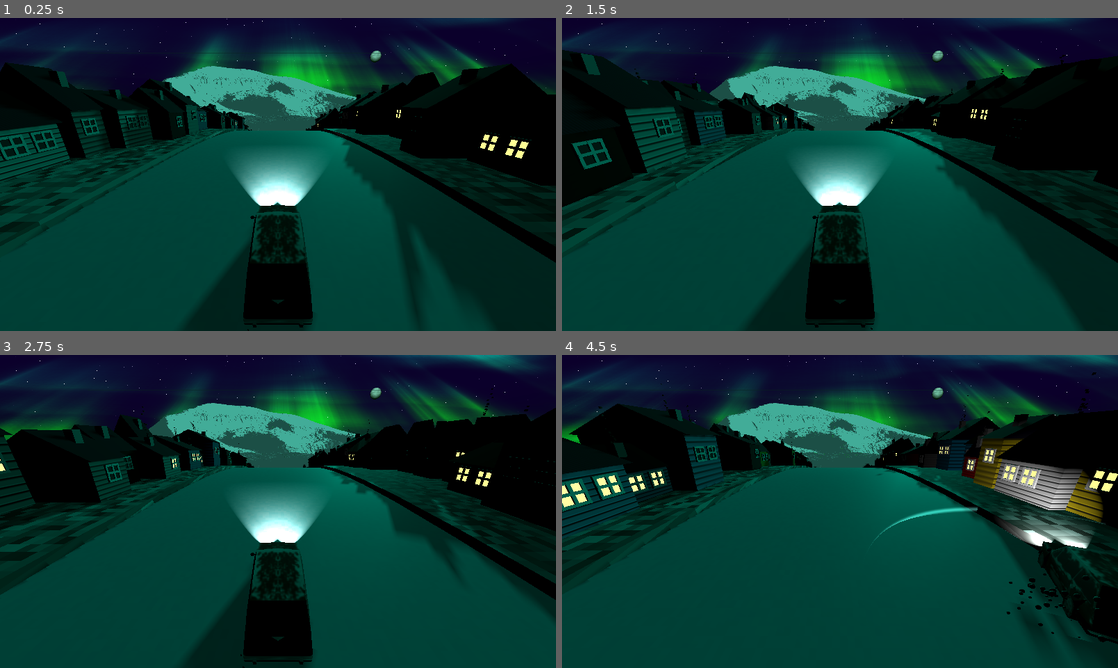
Above: before the commit, frames 1-4 (two rows, left to right).
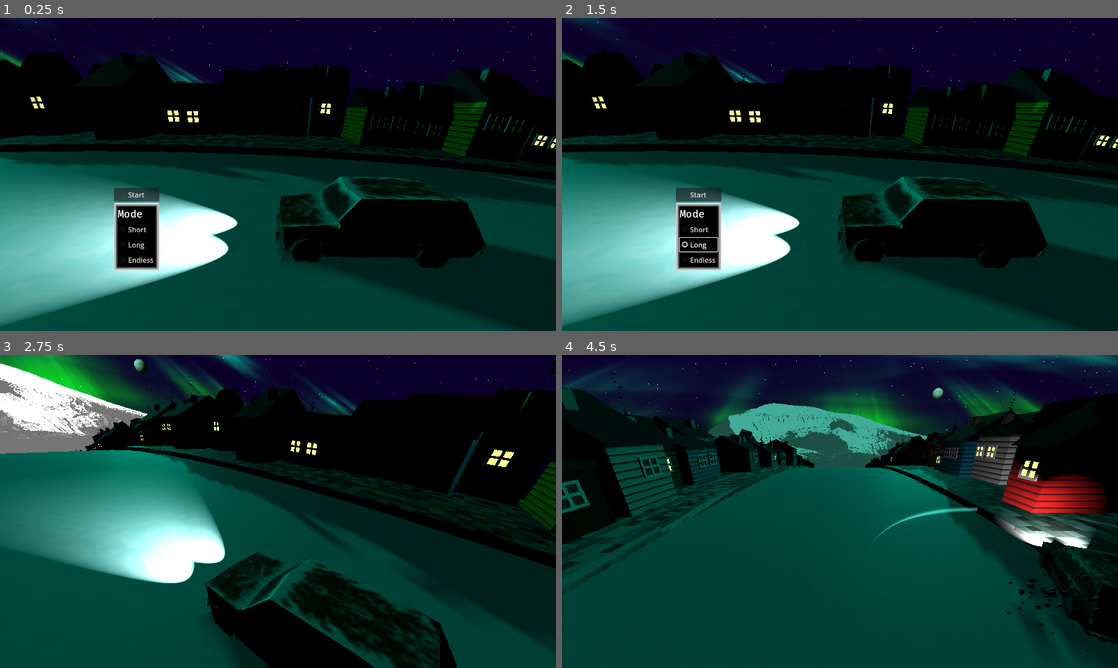
Above: after the commit, the same moments.

Repository: bjornarprytz/waves
Game: Godot game, scene res://main.tscn
The game is run twice, just before and just after one commit, with the same random seed, the same clock (stepped at 60 frames per second) and the same inputs.
Inputs (mouse positions are in pixels of both pictures, inside the frame that each line leads up to):
- Up to frame 1 (0.25 s): no input
- Up to frame 2 (1.5 s): click (701, 230) at 0.5 s, where only the run after the commit has a clickable "Short"; click (701, 243) at 1.25 s, where only the run after the commit has a clickable "Long"
- Up to frame 3 (2.75 s): click (139, 530) at 2 s, where only the run after the commit has a clickable "Start"
- Up to frame 4 (4.5 s): hold Right (steer_right) 2.78-3.53 s; hold Space (honk) 2.78-3.53 s; hold A (steer_left) 3.53-4.28 s; tap Space (honk) at 3.6 s; hold Right (steer_right) from 4.28 s (still down); hold Space (honk) from 4.28 s (still down)

The runs differ from the first frame. In frame 1, 54% of the frame differs, in the area x 0-100%, y 0-100%; in frame 2, 57%; in frame 3, 56%; in frame 4, 14%.

Commit message:
wip main menu

Diff:
--- a/src/autoloads/event_bus.gd
+++ b/src/autoloads/event_bus.gd
@@ -8,4 +8,5 @@
 signal tourist_avoided(tourist: Tourist)
 signal house_startled(house: Building)
 signal tourist_hit(tourist: Tourist)
+signal car_movement(change: float)
 signal honk_made()
--- a/src/car.gd
+++ b/src/car.gd
@@ -33,7 +33,6 @@
 
 var acceleration := 10.0
 var deceleration := 5.69
-
 
 func _process(delta: float) -> void:
 	var left_pressed = Input.is_action_pressed("steer_left")
@@ -87,6 +86,9 @@
 
 	prev_momentum = momentum
 
+	Events.car_movement.emit(abs(change))
+
+
 func _unhandled_input(event: InputEvent) -> void:
 	if (event.is_action_pressed("honk")):
 		_honk()
--- a/src/ground.gd
+++ b/src/ground.gd
@@ -5,6 +5,9 @@
 @export var tourist_frequency: float = .269
 
 const sidewalk_offset: float = 4.0
+
+var _started = false
+var _rotation_dimmer := 0.0
 
 var building_spawner = preload("res://building.tscn")
 var tourist_spawner = preload("res://tourist.tscn")
@@ -20,100 +23,117 @@
 var current_rotation: float = 0.0 # Track ground rotation
 
 
+func _ready() -> void:
+    assert(self.mesh.top_radius == self.mesh.bottom_radius)
 
-func _ready() -> void:
-	assert(self.mesh.top_radius == self.mesh.bottom_radius)
+    var r = self.mesh.top_radius
 
-	var r = self.mesh.top_radius
+    var circumference_in_meters = r * 2 * PI
 
-	var circumference_in_meters = r * 2 * PI
+    degrees_per_meter = circumference_in_meters / 360.0
+    rads_per_meter = deg_to_rad(degrees_per_meter)
 
-	degrees_per_meter = circumference_in_meters / 360.0
-	rads_per_meter = deg_to_rad(degrees_per_meter)
+    print("Circumference: %f" % circumference_in_meters)
+    print("Rads/meter: %f" % rads_per_meter)
 
-	print("Circumference: %f" % circumference_in_meters)
-	print("Rads/meter: %f" % rads_per_meter)
-
-	_spawn_buildings()
+    _spawn_buildings()
 
 func start():
-	_reset_tourist_timer()
+    if (_started):
+        push_warning("Attempting a second start")
+        return
 
+    _started = true
+    _reset_tourist_timer()
+    var intro_tween = create_tween()
+    intro_tween.tween_property(self, "_rotation_dimmer", 1.0, 1.69)
+
+func stop():
+    if (not _started):
+        push_warning("Attempting to stop when not started")
+        return
+
+    _started = false
+    var outro_tween = create_tween()
+    outro_tween.tween_property(self, "_rotation_dimmer", 0.0, .69)
 
 func _physics_process(delta: float) -> void:
-	var rotation_delta = rads_per_meter * delta * rotation_speed
-	self.rotate(Vector3.RIGHT, rotation_delta)
-	current_rotation += rotation_delta
+    var rotation_delta = rads_per_meter * delta * rotation_speed * _rotation_dimmer
+    self.rotate(Vector3.RIGHT, rotation_delta)
+    current_rotation += rotation_delta
 
-	# Handle tourist spawning
-	tourist_spawn_timer += delta
-	if tourist_spawn_timer >= next_tourist_spawn:
-		_spawn_tourist()
-		_reset_tourist_timer()
+    if (not _started):
+        return
+
+    # Handle tourist spawning
+    tourist_spawn_timer += delta
+    if tourist_spawn_timer >= next_tourist_spawn:
+        _spawn_tourist()
+        _reset_tourist_timer()
 
 func _reset_tourist_timer():
-	next_tourist_spawn = tourist_frequency * randf_range(0.5, 1.5)
-	tourist_spawn_timer = 0.0
+    next_tourist_spawn = tourist_frequency * randf_range(0.5, 1.5)
+    tourist_spawn_timer = 0.0
 
 func _spawn_tourist():
-	# Fixed world-space angle (behind the camera/horizon)
-	var world_spawn_angle_deg = 200.0 # Adjust this to match your red line position
-	# Compensate for ground rotation to keep spawn at fixed world position
-	var local_angle_rad = deg_to_rad(world_spawn_angle_deg) + current_rotation
+    # Fixed world-space angle (behind the camera/horizon)
+    var world_spawn_angle_deg = 200.0 # Adjust this to match your red line position
+    # Compensate for ground rotation to keep spawn at fixed world position
+    var local_angle_rad = deg_to_rad(world_spawn_angle_deg) + current_rotation
 
-	var is_left_side = randf() < 0.5
-	var base_y = 0.0
-	if is_left_side:
-		base_y = - sidewalk_offset
-	else:
-		base_y = sidewalk_offset
+    var is_left_side = randf() < 0.5
+    var base_y = 0.0
+    if is_left_side:
+        base_y = - sidewalk_offset
+    else:
+        base_y = sidewalk_offset
 
-	var tourist_instance = tourist_spawner.instantiate() as Tourist
+    var tourist_instance = tourist_spawner.instantiate() as Tourist
 
-	var x = cos(local_angle_rad) * self.mesh.top_radius
-	var z = sin(local_angle_rad) * self.mesh.top_radius
-	var y = base_y + randf_range(-.069, .069)
+    var x = cos(local_angle_rad) * self.mesh.top_radius
+    var z = sin(local_angle_rad) * self.mesh.top_radius
+    var y = base_y + randf_range(-.069, .069)
 
-	add_child(tourist_instance)
-	tourist_instance.position = Vector3(x, y, z)
-	tourist_instance.is_left_side = is_left_side
+    add_child(tourist_instance)
+    tourist_instance.position = Vector3(x, y, z)
+    tourist_instance.is_left_side = is_left_side
 
-	# Rotate tourist so Y-axis points away from wheel center (outward)
-	var outward = Vector3(x, 0, z).normalized()
-	var forward = Vector3.UP.cross(outward).normalized()
-	var right = - outward.cross(forward).normalized()
+    # Rotate tourist so Y-axis points away from wheel center (outward)
+    var outward = Vector3(x, 0, z).normalized()
+    var forward = Vector3.UP.cross(outward).normalized()
+    var right = - outward.cross(forward).normalized()
 
-	# Basis with Y-axis = outward, Z-axis = -forward, X-axis = right
-	tourist_instance.basis = Basis(right, outward, -forward)
+    # Basis with Y-axis = outward, Z-axis = -forward, X-axis = right
+    tourist_instance.basis = Basis(right, outward, -forward)
 
 func _spawn_buildings():
-	for d in range(360):
-		for is_left in [true, false]:
-			# Spawn buildings on either side of the road
-			var bldg_instance = building_spawner.instantiate() as Building
-			var placement = 0.0
-			if is_left:
-				placement = randf_range(left_building_range.x, left_building_range.y)
-			else:
-				placement = randf_range(right_building_range.x, right_building_range.y)
+    for d in range(360):
+        for is_left in [true, false]:
+            # Spawn buildings on either side of the road
+            var bldg_instance = building_spawner.instantiate() as Building
+            var placement = 0.0
+            if is_left:
+                placement = randf_range(left_building_range.x, left_building_range.y)
+            else:
+                placement = randf_range(right_building_range.x, right_building_range.y)
 
-			var angle_rad = deg_to_rad(d)
-			var x = cos(angle_rad) * (self.mesh.top_radius)
-			var z = sin(angle_rad) * (self.mesh.top_radius)
-			var y = placement
-			add_child(bldg_instance)
-			bldg_instance.position = Vector3(x, y, z)
+            var angle_rad = deg_to_rad(d)
+            var x = cos(angle_rad) * (self.mesh.top_radius)
+            var z = sin(angle_rad) * (self.mesh.top_radius)
+            var y = placement
+            add_child(bldg_instance)
+            bldg_instance.position = Vector3(x, y, z)
 
-			# Rotate building to stand upright and face away from center
-			# The outward direction from center
-			var outward = Vector3(x, 0, z).normalized()
-			# Building's up should be the outward direction
-			# Building's forward should point along the wheel's tangent
-			var forward = Vector3.UP.cross(outward).normalized()
-			var right = outward.cross(forward).normalized()
+            # Rotate building to stand upright and face away from center
+            # The outward direction from center
+            var outward = Vector3(x, 0, z).normalized()
+            # Building's up should be the outward direction
+            # Building's forward should point along the wheel's tangent
+            var forward = Vector3.UP.cross(outward).normalized()
+            var right = outward.cross(forward).normalized()
 
-			# Create basis: X=right, Y=up(outward), Z=-forward
-			var b = Basis(right, outward, -forward)
-			bldg_instance.basis = b
+            # Create basis: X=right, Y=up(outward), Z=-forward
+            var b = Basis(right, outward, -forward)
+            bldg_instance.basis = b
 
-			bldg_instance.add_features(is_left)
+            bldg_instance.add_features(is_left)
--- a/src/main.gd
+++ b/src/main.gd
@@ -1,15 +1,31 @@
 class_name Game
 extends Node3D
 
-var _game_over_is_flashing = false
+var _judgement_is_flashing = false
 
-@onready var game_over_label: RichTextLabel = %GameOver
+@onready var camera_pause_anchor: Node3D = %CameraPauseAnchor
+@onready var camera_play_anchor: Node3D = %CameraPlayAnchor
+@onready var camera: Camera3D = %Camera
+
+@onready var music: AudioStreamPlayer = %Music
+
+@onready var judgement_label: RichTextLabel = %Judgement
 @onready var stats_ui: StatsUI = %Stats
+@onready var main_menu: CenterContainer = %MainMenu
+
+@onready var ground: Ground = %Ground
+@onready var car: Car = %Car
+
+
+var game_started = false
+
+var lives := 3
 
 var tourists_avoided := 0
 var houses_startled := 0
 var honks := 0
 var tourists_hit := 0
+var car_movement := 0.0
 
 var longest_streak := 0
 var current_streak := 0
@@ -21,21 +37,20 @@
 	Events.house_startled.connect(_on_house_startled)
 	Events.honk_made.connect(_on_honk)
 	Events.tourist_hit.connect(_on_tourist_hit)
+	Events.car_movement.connect(_on_car_movement)
 
+func _on_game_over(_result: bool):
+	game_started = false
 
-func _on_game_over(result: bool):
-	print("Game over... won? %s!" % result)
+	stats_ui.update(self)
+	stats_ui.show()
+	#stats_ui.modulate.a = 0.0
+	var tween = create_tween()
+	# Tween alpha of stats UI or something here
+	tween.tween_property(stats_ui, "modulate:a", 1.0, 1.0)
 
-	if (_game_over_is_flashing):
-		return
+	ground.stop()
 
-	_game_over_is_flashing = true
-	for i in range(3):
-		game_over_label.show()
-		await get_tree().create_timer(0.369).timeout
-		game_over_label.hide()
-		await get_tree().create_timer(0.369).timeout
-	_game_over_is_flashing = false
 
 func _on_honk():
 	honks += 1
@@ -43,6 +58,22 @@
 func _on_tourist_hit(_tourist: Tourist):
 	tourists_hit += 1
 	current_streak = 0
+	lives -= 1
+
+	if lives <= 0:
+		Events.game_over.emit(false)
+		return
+
+	if (_judgement_is_flashing):
+		return
+
+	_judgement_is_flashing = true
+	for i in range(3):
+		judgement_label.show()
+		await get_tree().create_timer(0.369).timeout
+		judgement_label.hide()
+		await get_tree().create_timer(0.369).timeout
+	_judgement_is_flashing = false
 
 func _on_house_startled(_house: Building):
 	houses_startled += 1
@@ -51,3 +82,25 @@
 	tourists_avoided += 1
 	current_streak += 1
 	longest_streak = max(longest_streak, current_streak)
+
+func _on_car_movement(change: float) -> void:
+	car_movement += abs(change)
+
+func _on_start_game(settings: MainMenu.Settings) -> void:
+	if (game_started):
+		return
+
+	print("Mode: %s" % settings.game_length)
+	main_menu.hide()
+	ground.start()
+	camera.reparent(camera_play_anchor)
+
+	car.process_mode = Node.PROCESS_MODE_INHERIT
+
+	lives = settings.starting_lives
+	music.play()
+
+	var move_camera_tween = create_tween()
+	move_camera_tween.set_parallel()
+	move_camera_tween.tween_property(camera, "position", Vector3.ZERO, 1.69)
+	move_camera_tween.tween_property(camera, "rotation", Vector3.ZERO, 1.69)
--- a/src/main.tscn
+++ b/src/main.tscn
@@ -7,6 +7,7 @@
 [ext_resource type="PackedScene" uid="uid://oyfamr18wj3p" path="res://aurora.tscn" id="5_aurora"]
 [ext_resource type="PackedScene" uid="uid://dljkuhk64w3qg" path="res://stats_ui.tscn" id="6_efxa6"]
 [ext_resource type="PackedScene" uid="uid://7wf22o12pssd" path="res://mountain.tscn" id="7_272bh"]
+[ext_resource type="PackedScene" uid="uid://d1cjdsnxpim6t" path="res://main_menu.tscn" id="7_dg77c"]
 [ext_resource type="AudioStream" uid="uid://dntxq22lnlcgt" path="res://assets/sound/bossfightfeeling - 02.04.2023, 12.26.wav" id="8_5vw27"]
 [ext_resource type="Shader" uid="uid://b7mfuslajspmy" path="res://moon.gdshader" id="8_kek77"]
 [ext_resource type="PackedScene" uid="uid://duqsj6w7ve83k" path="res://tourist_grinder.tscn" id="9_kek77"]
@@ -48,9 +49,17 @@
 [node name="WorldEnvironment" type="WorldEnvironment" parent="."]
 environment = SubResource("Environment_synth")
 
-[node name="Camera" type="Camera3D" parent="."]
+[node name="CameraPauseAnchor" type="Node3D" parent="."]
 unique_name_in_owner = true
-transform = Transform3D(1, 0, 0, 0, 0.9429557, 0.3329183, 0, -0.3329183, 0.9429557, 0, 0.9204564, 0)
+transform = Transform3D(-4.1520305e-08, 0.31263337, -0.9498739, 1.36656375e-08, 0.9498739, 0.31263337, 1, 0, -4.371139e-08, -1.7908424, 0.21692151, -3.1008162)
+
+[node name="Camera" type="Camera3D" parent="CameraPauseAnchor"]
+unique_name_in_owner = true
+transform = Transform3D(1, -8.881784e-16, 0, -8.881784e-16, 1, -2.9802322e-08, 0, 2.9802322e-08, 1, 0, 0, 0)
+
+[node name="CameraPlayAnchor" type="Node3D" parent="."]
+unique_name_in_owner = true
+transform = Transform3D(1, 0, 0, 0, 0.94322276, 0.33216113, 0, -0.33216116, 0.94322264, 0, 0.92, 0)
 
 [node name="Ground" parent="." instance=ExtResource("2_0xm2m")]
 unique_name_in_owner = true
@@ -59,6 +68,7 @@
 
 [node name="Car" parent="." instance=ExtResource("3_h2yge")]
 unique_name_in_owner = true
+process_mode = 4
 transform = Transform3D(1, 0, 0, 0, 0.998898, -0.046932105, 0, 0.046932105, 0.998898, 0, -1.1227423, -2.2088487)
 
 [node name="Aurora" parent="." instance=ExtResource("5_aurora")]
@@ -80,7 +90,7 @@
 [node name="Control" type="Control" parent="CanvasLayer/MarginContainer"]
 layout_mode = 2
 
-[node name="GameOver" type="RichTextLabel" parent="CanvasLayer/MarginContainer/Control"]
+[node name="Judgement" type="RichTextLabel" parent="CanvasLayer/MarginContainer/Control"]
 unique_name_in_owner = true
 visible = false
 layout_mode = 1
@@ -103,21 +113,31 @@
 [node name="Stats" parent="CanvasLayer/MarginContainer/Control" instance=ExtResource("6_efxa6")]
 unique_name_in_owner = true
 visible = false
-layout_mode = 0
-anchors_preset = 0
-anchor_right = 0.0
-anchor_bottom = 0.0
-offset_top = 0.0
-offset_bottom = 0.0
-grow_horizontal = 1
-grow_vertical = 1
+layout_mode = 1
+anchors_preset = 8
+anchor_left = 0.5
+anchor_top = 0.5
+anchor_right = 0.5
+anchor_bottom = 0.5
+offset_left = -129.0
+offset_top = -69.0
+offset_right = 129.0
+offset_bottom = 69.0
+
+[node name="MainMenu" parent="CanvasLayer/MarginContainer/Control" instance=ExtResource("7_dg77c")]
+unique_name_in_owner = true
+layout_mode = 1
+offset_left = 145.0
+offset_top = 384.0
+offset_right = -795.0
+offset_bottom = -133.0
 
 [node name="Mountain" parent="." instance=ExtResource("7_272bh")]
 transform = Transform3D(1, 0, 0, 0, 1, 0, 0, 0, 1, -13.761629, 1.5240517, -78.004196)
 
 [node name="Music" type="AudioStreamPlayer" parent="."]
+unique_name_in_owner = true
 stream = ExtResource("8_5vw27")
-autoplay = true
 
 [node name="Light" type="DirectionalLight3D" parent="."]
 transform = Transform3D(-0.9251237, -0.09317341, 0.36805564, -4.132022e-08, 0.9694197, 0.24540883, -0.37966594, 0.22703351, -0.89683306, 238.6495, 106.64763, -565.4971)
@@ -135,3 +155,5 @@
 
 [node name="TouristActivator" parent="." instance=ExtResource("10_4c57u")]
 transform = Transform3D(1, 0, 0, 0, 1, 0, 0, 0, 1, 0, 0, -15.77558)
+
+[connection signal="start_game" from="CanvasLayer/MarginContainer/Control/MainMenu" to="." method="_on_start_game"]
--- /dev/null
+++ b/src/main_menu.gd
@@ -0,0 +1,30 @@
+class_name MainMenu
+extends Control
+
+class Settings:
+	## Between
+	var game_length: int
+	var starting_lives: int = 3
+
+	func _init(mode: String = "Endless", lives: int = 3) -> void:
+		match (mode):
+			"Endless":
+				game_length = -1
+			"Long":
+				game_length = 300
+			"Short":
+				game_length = 120
+
+		self.starting_lives = lives
+
+signal start_game(settings: Settings)
+
+@onready var game_mode_button_group: ButtonGroup = %Short.button_group
+
+func _on_start_button_pressed() -> void:
+	var current_mode = game_mode_button_group.get_pressed_button()
+	var mode_name = "Endless"
+	if (current_mode):
+		mode_name = current_mode.name
+
+	start_game.emit(Settings.new(mode_name))
--- /dev/null
+++ b/src/main_menu.tscn
@@ -0,0 +1,52 @@
+[gd_scene load_steps=4 format=3 uid="uid://d1cjdsnxpim6t"]
+
+[ext_resource type="Script" uid="uid://dfo3bohigotcl" path="res://main_menu.gd" id="1_06t4h"]
+
+[sub_resource type="Theme" id="Theme_06t4h"]
+
+[sub_resource type="ButtonGroup" id="ButtonGroup_06t4h"]
+
+[node name="MainMenu" type="CenterContainer"]
+anchors_preset = 15
+anchor_right = 1.0
+anchor_bottom = 1.0
+grow_horizontal = 2
+grow_vertical = 2
+script = ExtResource("1_06t4h")
+
+[node name="VBoxContainer" type="VBoxContainer" parent="."]
+layout_mode = 2
+
+[node name="StartButton" type="Button" parent="VBoxContainer"]
+layout_mode = 2
+text = "Start"
+
+[node name="PanelContainer" type="PanelContainer" parent="VBoxContainer"]
+layout_mode = 2
+
+[node name="Modes" type="VBoxContainer" parent="VBoxContainer/PanelContainer"]
+layout_mode = 2
+theme = SubResource("Theme_06t4h")
+
+[node name="Header" type="RichTextLabel" parent="VBoxContainer/PanelContainer/Modes"]
+layout_mode = 2
+text = "Mode"
+fit_content = true
+
+[node name="Short" type="CheckBox" parent="VBoxContainer/PanelContainer/Modes"]
+unique_name_in_owner = true
+layout_mode = 2
+button_group = SubResource("ButtonGroup_06t4h")
+text = "Short"
+
+[node name="Long" type="CheckBox" parent="VBoxContainer/PanelContainer/Modes"]
+layout_mode = 2
+button_group = SubResource("ButtonGroup_06t4h")
+text = "Long"
+
+[node name="Endless" type="CheckBox" parent="VBoxContainer/PanelContainer/Modes"]
+layout_mode = 2
+button_group = SubResource("ButtonGroup_06t4h")
+text = "Endless"
+
+[connection signal="pressed" from="VBoxContainer/StartButton" to="." method="_on_start_button_pressed"]
--- a/src/stats_entry.tscn
+++ b/src/stats_entry.tscn
@@ -6,6 +6,8 @@
 anchors_preset = 15
 anchor_right = 1.0
 anchor_bottom = 1.0
+offset_right = -1114.0
+offset_bottom = -688.0
 grow_horizontal = 2
 grow_vertical = 2
 size_flags_horizontal = 3
--- a/src/stats_ui.gd
+++ b/src/stats_ui.gd
@@ -1,11 +1,12 @@
 class_name StatsUI
-extends CenterContainer
+extends Control
 
 var stats_entry_spawner = preload("res://stats_entry.tscn")
+@onready var entry_container: VBoxContainer = %EntryContainer
 
 func update(game: Game):
 
-	for child in get_children():
+	for child in entry_container.get_children():
 		child.queue_free()
 
 	create("Tourists Avoided", str(game.tourists_avoided))
@@ -18,7 +19,5 @@
 func create(header: String, value: String) -> void:
 	var stats_entry_instance = stats_entry_spawner.instantiate() as StatsEntry
 
-	stats_entry_instance.set_header(header)
-	stats_entry_instance.set_value(value)
-
-	add_child(stats_entry_instance)
+	entry_container.add_child(stats_entry_instance)
+	stats_entry_instance.set_it(header, value)
--- a/src/stats_ui.tscn
+++ b/src/stats_ui.tscn
@@ -2,18 +2,22 @@
 
 [ext_resource type="Script" uid="uid://davk5vafac1xa" path="res://stats_ui.gd" id="1_h18qs"]
 
-[node name="Stats" type="CenterContainer"]
+[node name="Stats" type="MarginContainer"]
 anchors_preset = 15
 anchor_right = 1.0
 anchor_bottom = 1.0
-offset_top = 1.0
-offset_bottom = 1.0
 grow_horizontal = 2
 grow_vertical = 2
+theme_override_constants/margin_left = 120
+theme_override_constants/margin_top = 60
+theme_override_constants/margin_right = 120
+theme_override_constants/margin_bottom = 60
 script = ExtResource("1_h18qs")
 
 [node name="PanelContainer" type="PanelContainer" parent="."]
 layout_mode = 2
+size_flags_vertical = 4
 
-[node name="VBoxContainer" type="VBoxContainer" parent="PanelContainer"]
+[node name="EntryContainer" type="VBoxContainer" parent="PanelContainer"]
+unique_name_in_owner = true
 layout_mode = 2
Not shown: 1 places in src/main.tscn that only renumber resources
Not shown, added: src/main_menu.gd.uid
Not shown, changed: readme.md
